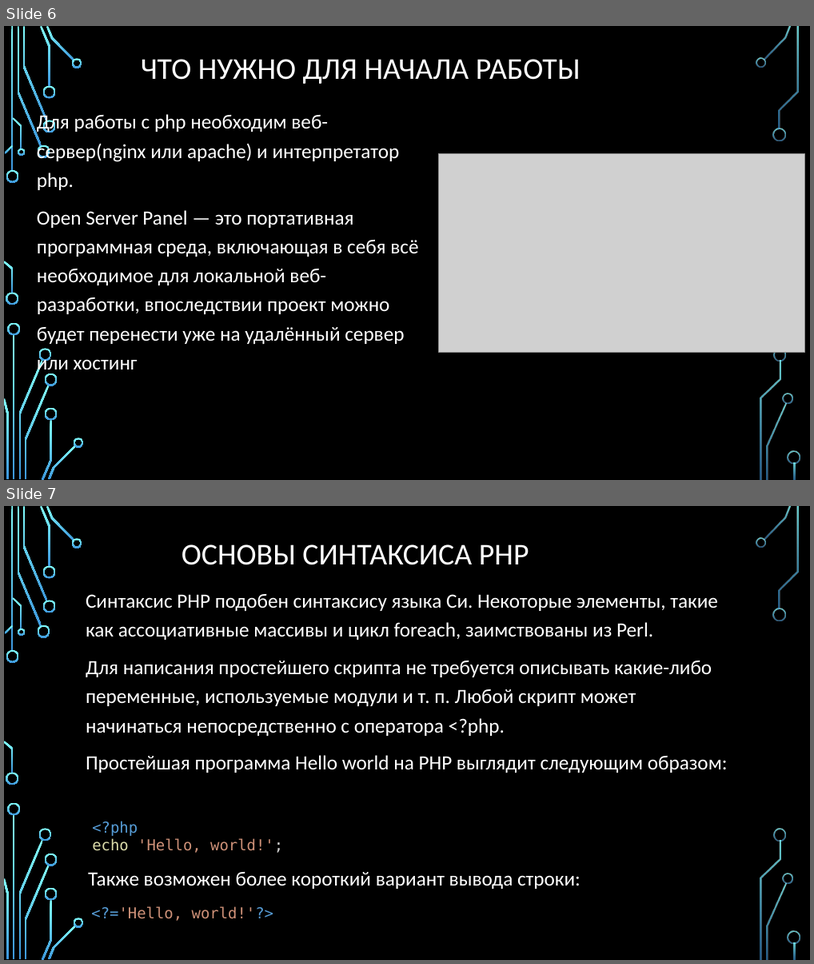
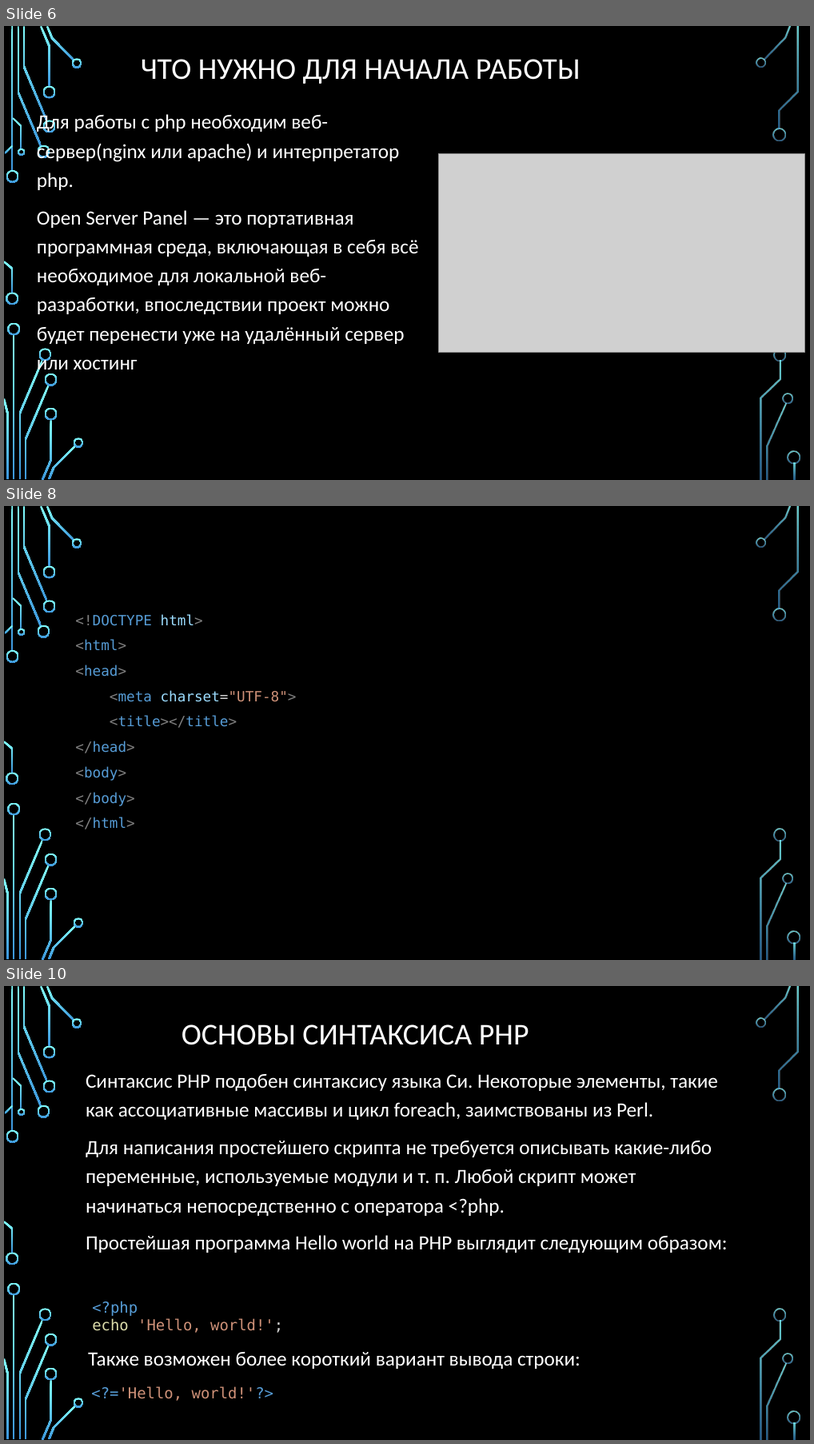
Before and after one commit to Chezemy/Panyushkin_Pavel_195, a slide deck: PHP/Веб-разработка с помощью PHP.pptx. Shown one above the other, each under a label of ours: slides 6 and 7 before the commit, slides 6, 8 and 10 after it; the slides between them are not shown. The pictures are 814x964 and 814x1444 pixels, drawn with LibreOffice and Linux fonts; fonts in the diff are those of the drawing; grey boxes stand for pictures; background and template pictures are left out. Boxes give left, top, right and bottom in pixels: in the first picture for what was removed or moved away, otherwise in the second. Text is boxed around its words. In the diff, an @@ line names an element or a change of style, - is before the commit and + after.

```diff
--- a/PHP/Веб-разработка с помощью PHP.pptx
+++ b/PHP/Веб-разработка с помощью PHP.pptx
@@ slide 8 added at [4, 506, 810, 960], background picture (left out); not listed: 36 template elements that a slide beside it also shows @@
@@ text added at [75, 614, 297, 829], 16.8 pt, text #569CD6 @@
+<!DOCTYPE html>
+<html>
+<head>
+<meta charset="UTF-8">
+<title></title>
+</head>
+<body>
+</body>
+</html>
@@ what was slide 7 is now slide 10 @@
```
Also in this commit, not shown: 4 other slides added, 9 other files.
